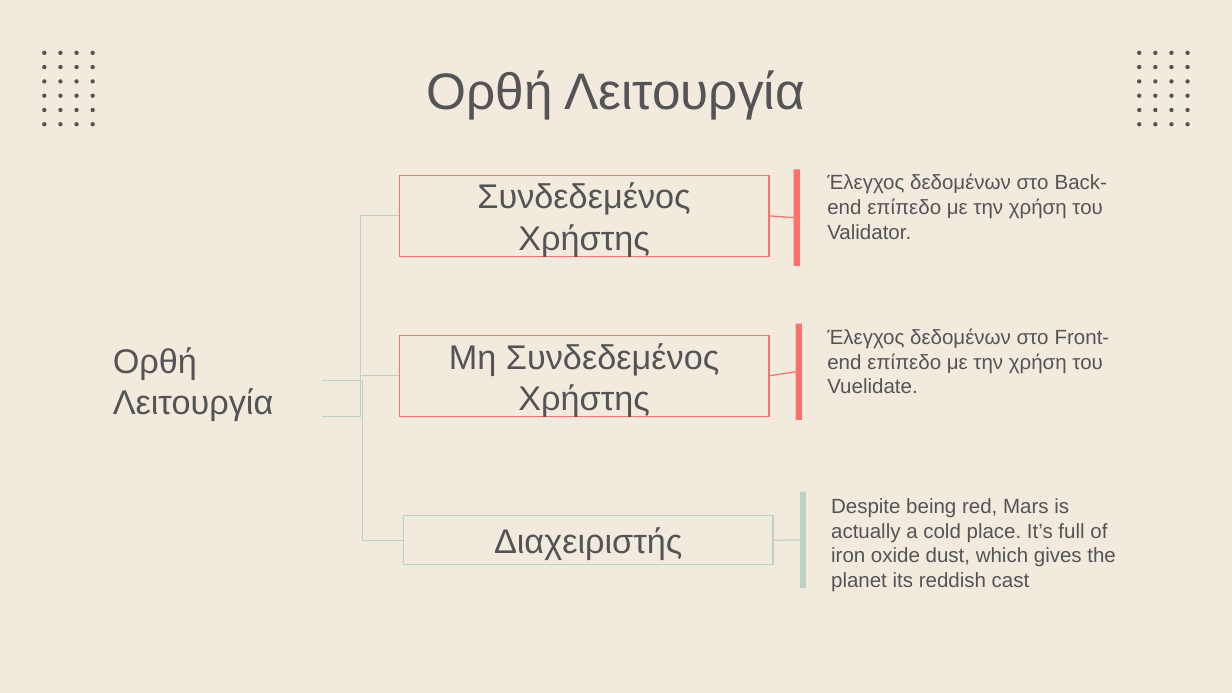
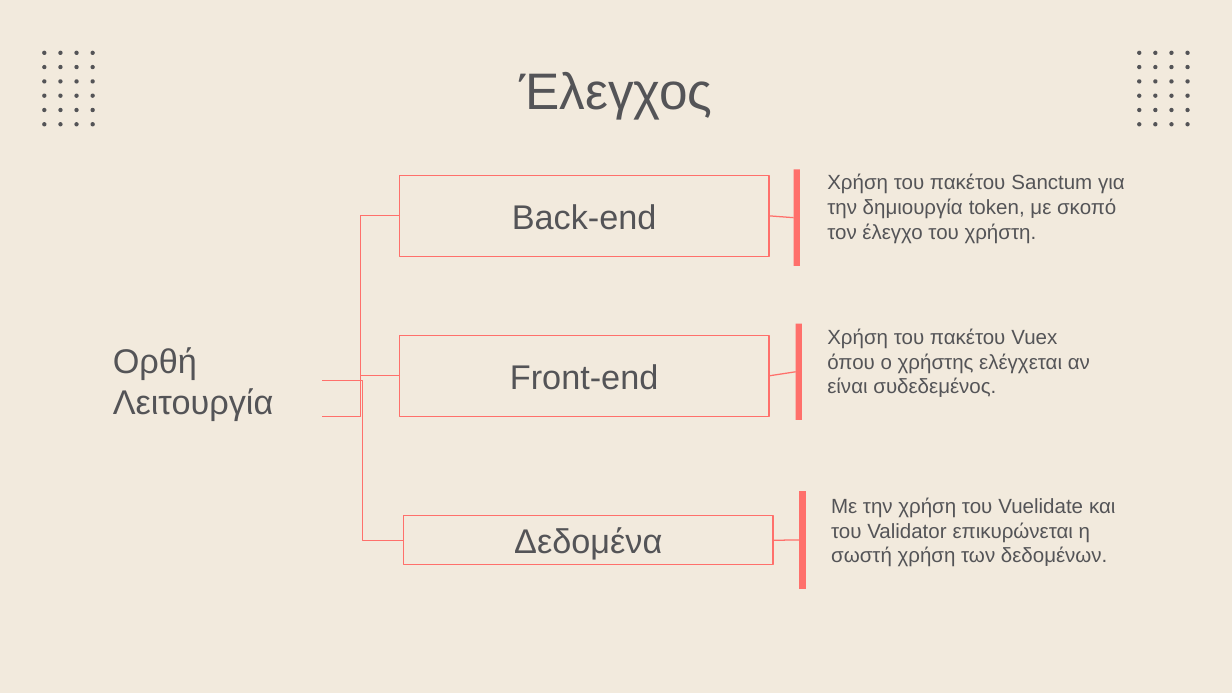
Before and after one commit to Button99/Rental-Accommodation, a slide deck: slide 15 of Thesis PowerPoint.pptx. Drawn at 1232x693 pixels with LibreOffice and Linux fonts; fonts in the diff are those of the drawing. Boxes give left, top, right and bottom in pixels: in the first picture for what was removed or moved away, otherwise in the second. Text is boxed around its words. In the diff, an @@ line names an element or a change of style, - is before the commit and + after.

```diff
--- a/Thesis PowerPoint.pptx
+++ b/Thesis PowerPoint.pptx
@@ title at <box>519,72,712,119</box>: text changed @@
-Ορθή Λειτουργία
+Έλεγχος
@@ text at <box>827,173,1125,244</box>: text changed @@
-Έλεγχος δεδομένων στο Back-end επίπεδο με την χρήση του Validator.
+Χρήση του πακέτου Sanctum για την δημιουργία token, με σκοπό τον έλεγχο του χρήστη.
@@ text in rectangle at <box>512,204,657,230</box>: text changed @@
-Συνδεδεμένος Χρήστης
+Back-end
@@ elbow line (323, 381) - (399, 216): stroke #BBD3C7 0.75 pt to #FF706B 0.75 pt @@
@@ text at <box>827,328,1090,397</box>: text changed @@
-Έλεγχος δεδομένων στο Front-end επίπεδο με την χρήση του Vuelidate.
+Χρήση του πακέτου Vuex όπου ο χρήστης ελέγχεται αν είναι συδεδεμένος.
@@ elbow line (323, 416) - (399, 376): stroke #BBD3C7 0.75 pt to #FF706B 0.75 pt @@
@@ elbow line (323, 381) - (404, 541): stroke #BBD3C7 0.75 pt to #FF706B 0.75 pt @@
@@ text in rectangle at <box>510,364,658,390</box>: text changed @@
-Μη Συνδεδεμένος Χρήστης
+Front-end
@@ rectangle at <box>800,492,806,588</box>: fill #BBD3C7 to #FF706B; outline none to #FF706B 0.75 pt @@
@@ text at <box>831,497,1115,567</box>: text changed @@
-Despite being red, Mars is actually a cold place. It’s full of iron oxide dust, which gives the planet its reddish cast
+Με την χρήση του Vuelidate και του Validator επικυρώνεται η σωστή χρήση των δεδομένων.
@@ rectangle "Δεδομένα" at <box>404,516,774,565</box>: outline #BBD3C7 0.75 pt to #FF706B 0.75 pt @@
@@ text in rectangle at <box>514,527,662,560</box>: text changed @@
-Διαχειριστής
+Δεδομένα
@@ line (774, 541) - (800, 540): stroke #BBD3C7 0.75 pt to #FF706B 0.75 pt @@
```
Also in this commit, not shown: 2 other slides changed, 1 slide added.
